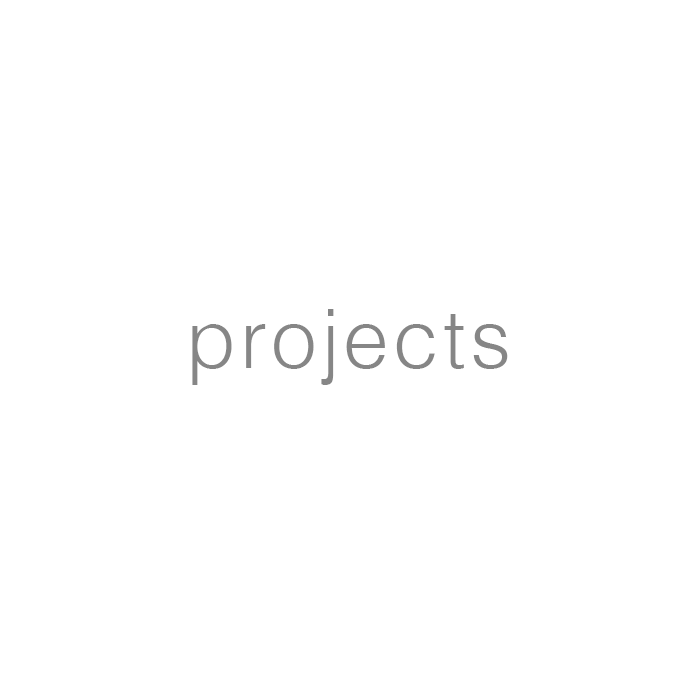
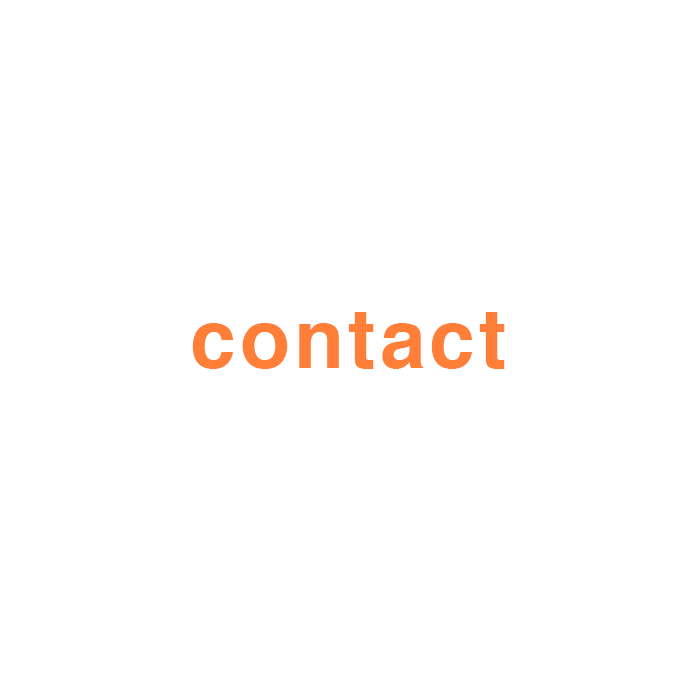
Layered file, before and after one edit (w=700, h=700). Changes by layer:
renamed "projects" to "contact", painted on it over 192, 309, 508, 385
